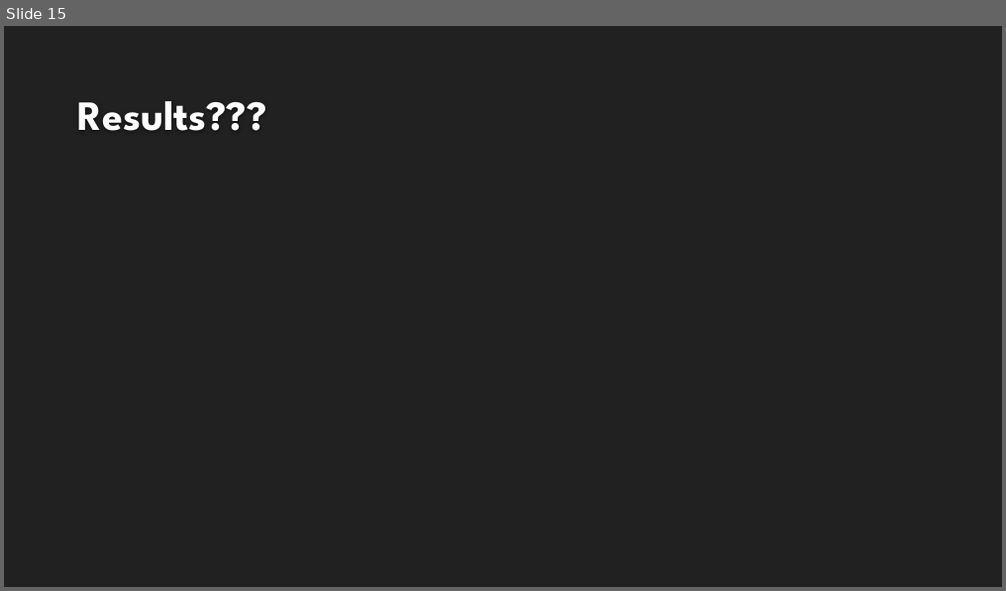
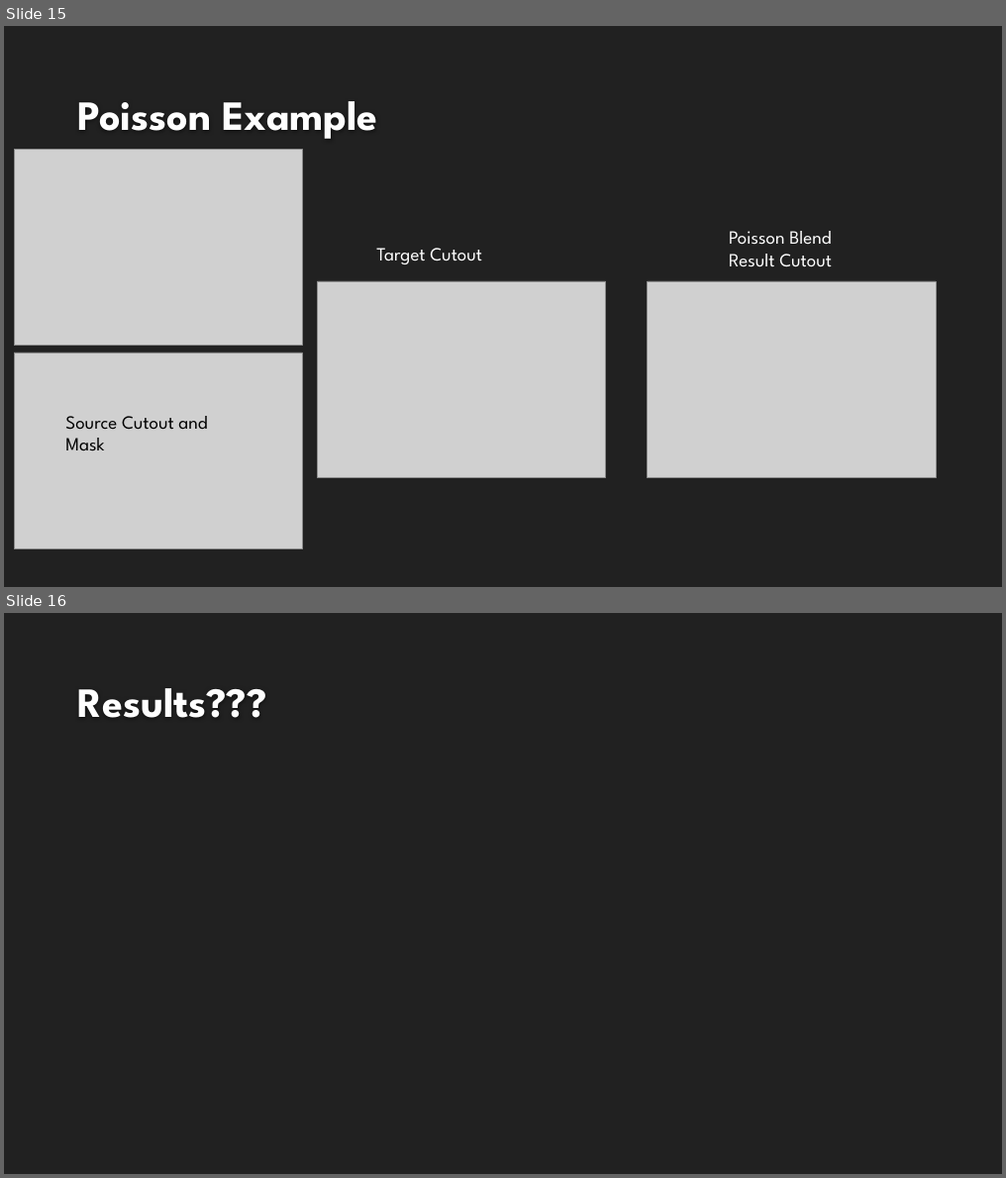
Before and after one commit to mnicol/CS534FinalProject, a slide deck: 534_pres.pptx. Shown one above the other, each under a label of ours: slide 15 before the commit, slides 15 and 16 after it. The pictures are 1006x591 and 1006x1178 pixels, drawn with LibreOffice and Linux fonts; fonts in the diff are those of the drawing; grey boxes stand for pictures; background and template pictures are left out. Boxes give left, top, right and bottom in pixels: in the first picture for what was removed or moved away, otherwise in the second. Text is boxed around its words. In the diff, an @@ line names an element or a change of style, - is before the commit and + after.

Commit message:
Added Poisson Example to powerpoint

```diff
--- a/534_pres.pptx
+++ b/534_pres.pptx
@@ slide 15 added at (4, 26, 1002, 587), background #212121 @@
@@ title added at (78, 101, 377, 139), 40 pt, text #FEFEFE, bold @@
+Poisson Example
@@ picture added at (14, 150, 302, 346) @@
@@ text added at (729, 231, 832, 268), 18 pt, text #FFFFFF @@
+Poisson Blend Result Cutout
@@ text added at (376, 248, 482, 265), 18 pt, text #FFFFFF @@
+Target Cutout
@@ picture added at (317, 281, 605, 477) @@
@@ picture added at (648, 281, 936, 477) @@
@@ picture added at (14, 353, 302, 550) @@
@@ text added at (65, 416, 207, 452), 18 pt, text #000000 @@
+Source Cutout and Mask
@@ what was slide 15 is now slide 16 @@
```
Also in this commit, not shown: 4 other files.
